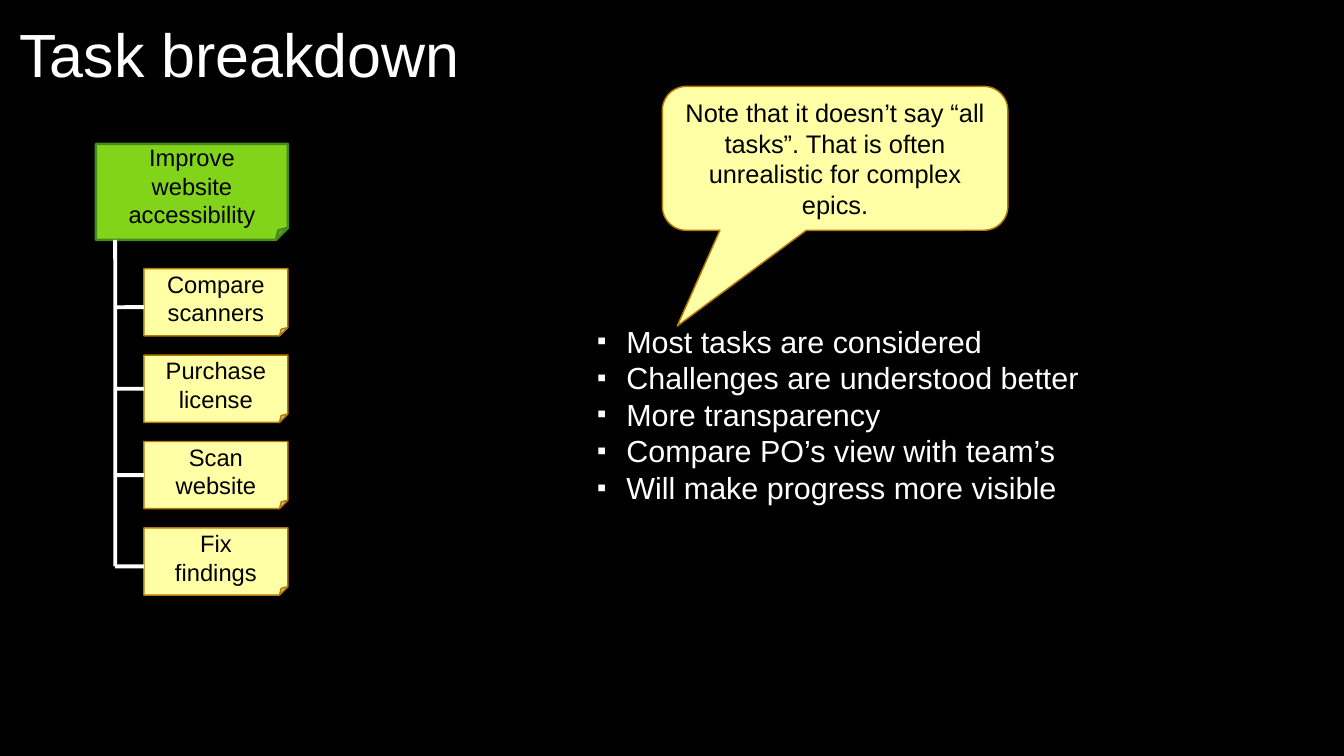
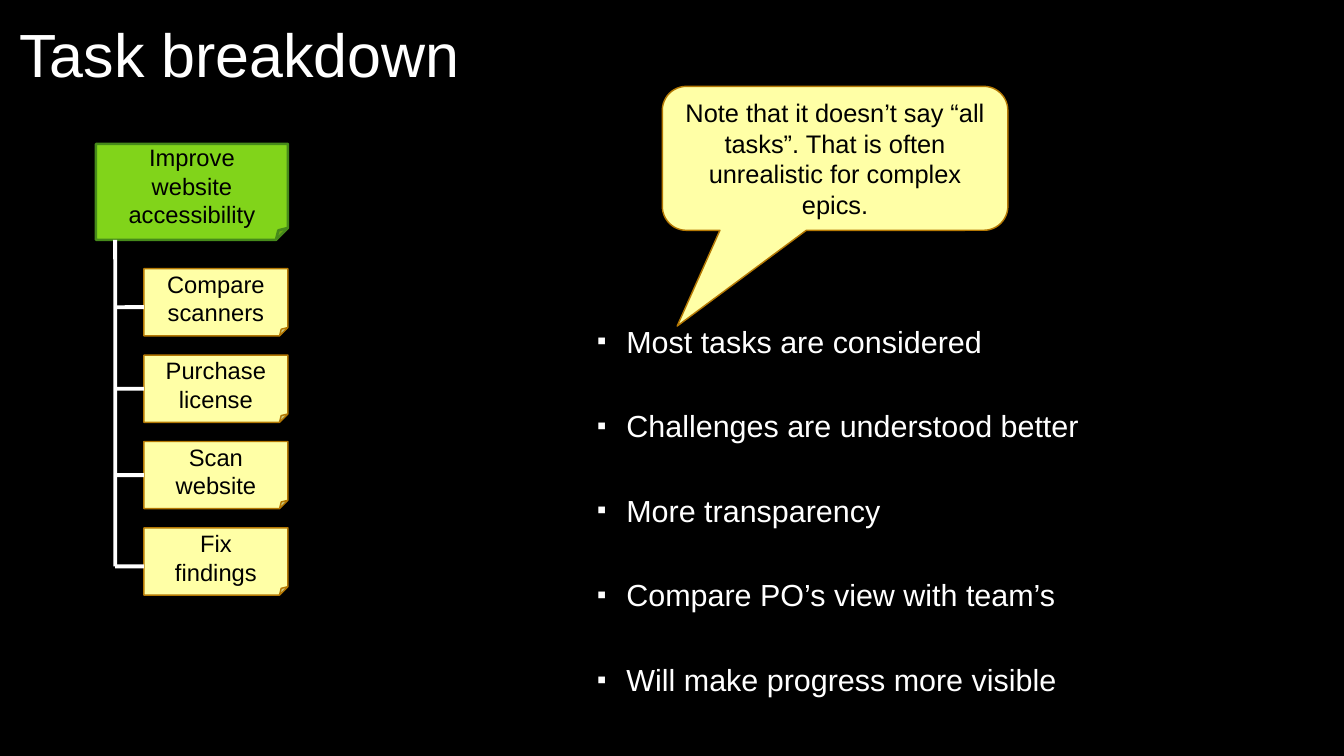
Before and after one commit to exasol/tutorials, a slide deck: slide 26 of estimating/estimating.odp. Drawn at 1344x756 pixels with LibreOffice and Linux fonts; fonts in the diff are those of the drawing; background and template pictures are left out. Boxes give left, top, right and bottom in pixels: in the first picture for what was removed or moved away, otherwise in the second. Text is boxed around its words. In the diff, an @@ line names an element or a change of style, - is before the commit and + after.

```diff
--- a/estimating/estimating.odp
+++ b/estimating/estimating.odp
@@ text "Most tasks are considered" at [626,331,1079,697]: more space between paragraphs @@
```
Also in this commit, not shown: 11 other slides changed.
